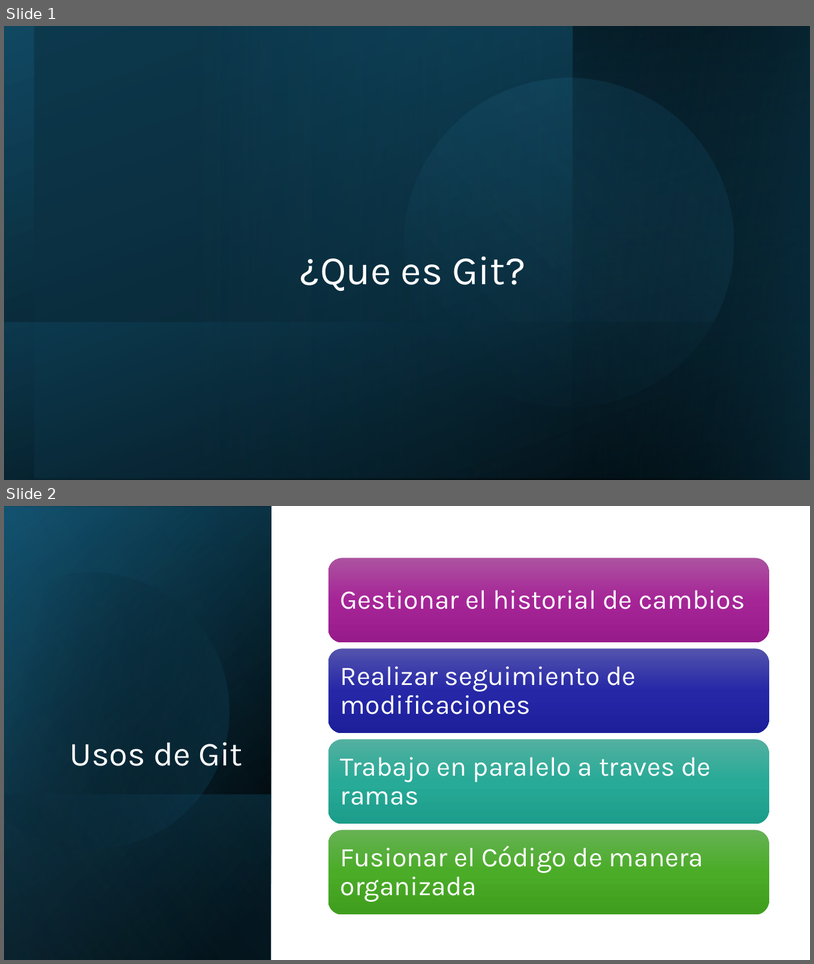
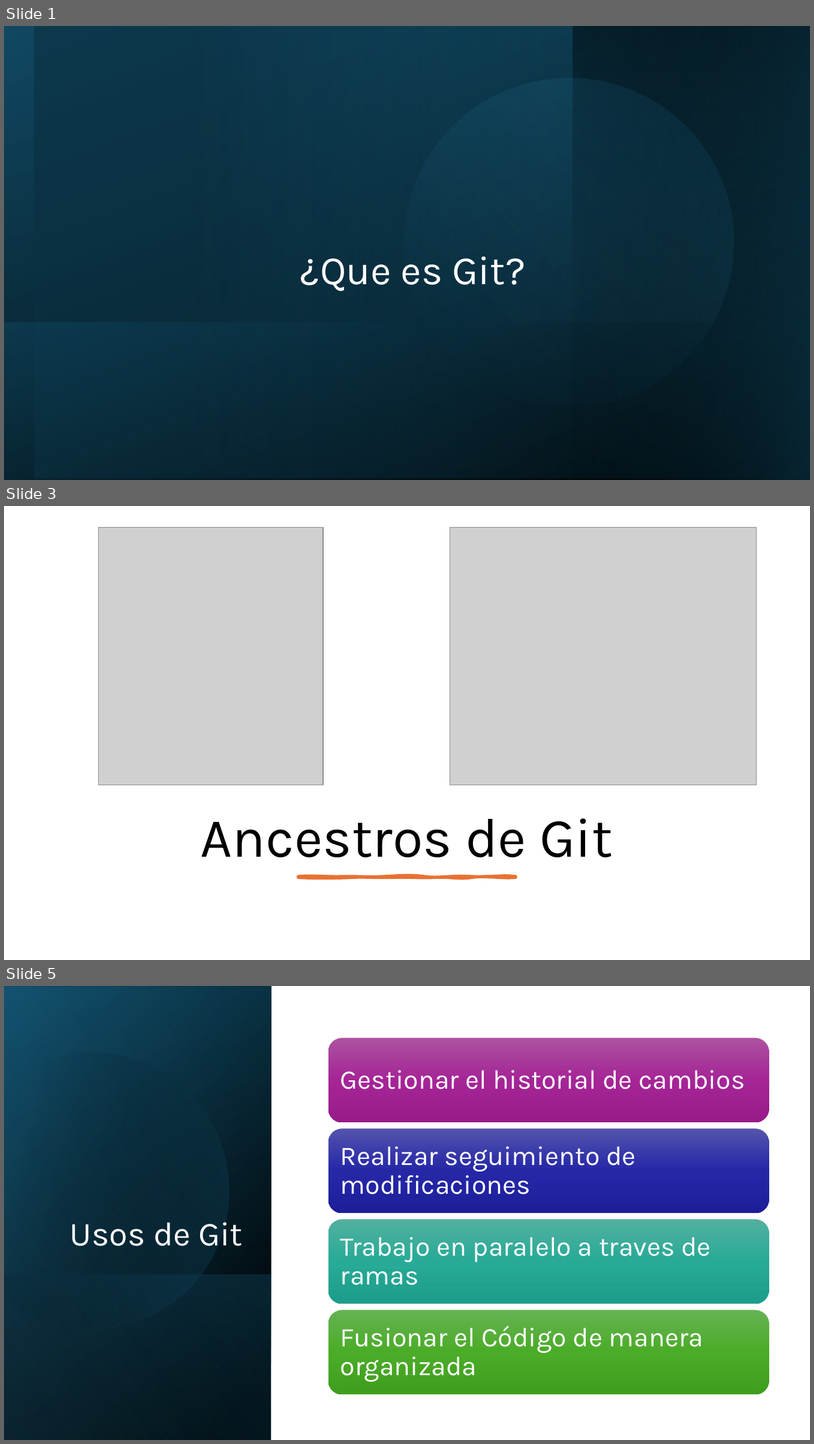
Before and after one commit to Cristinarme-iesjjcm/ud01-git-grupos, a slide deck: grupo7/Presentacion entornos.pptx. Shown one above the other, each under a label of ours: slides 1 and 2 before the commit, slides 1, 3 and 5 after it; the slides between them are not shown. The pictures are 814x964 and 814x1444 pixels, drawn with LibreOffice and Linux fonts; fonts in the diff are those of the drawing; grey boxes stand for pictures. Boxes give left, top, right and bottom in pixels: in the first picture for what was removed or moved away, otherwise in the second. Text is boxed around its words. In the diff, an @@ line names an element or a change of style, - is before the commit and + after.

```diff
--- a/grupo7/Presentacion entornos.pptx
+++ b/grupo7/Presentacion entornos.pptx
@@ slide 3 added at (x1=4, y1=506, x2=810, y2=960), background #FFFFFF @@
@@ picture added at (x1=98, y1=527, x2=323, y2=785) @@
@@ picture added at (x1=450, y1=527, x2=756, y2=785) @@
@@ title added at (x1=201, y1=818, x2=613, y2=857), 66 pt, text #000000 @@
+Ancestros de Git
@@ freeform shape added at (x1=299, y1=876, x2=516, y2=877), fill #E97132, outline #E97132 3.25 pt @@
@@ what was slide 2 is now slide 5 @@
```
Also in this commit, not shown: 3 other slides added, 1 slide removed.
